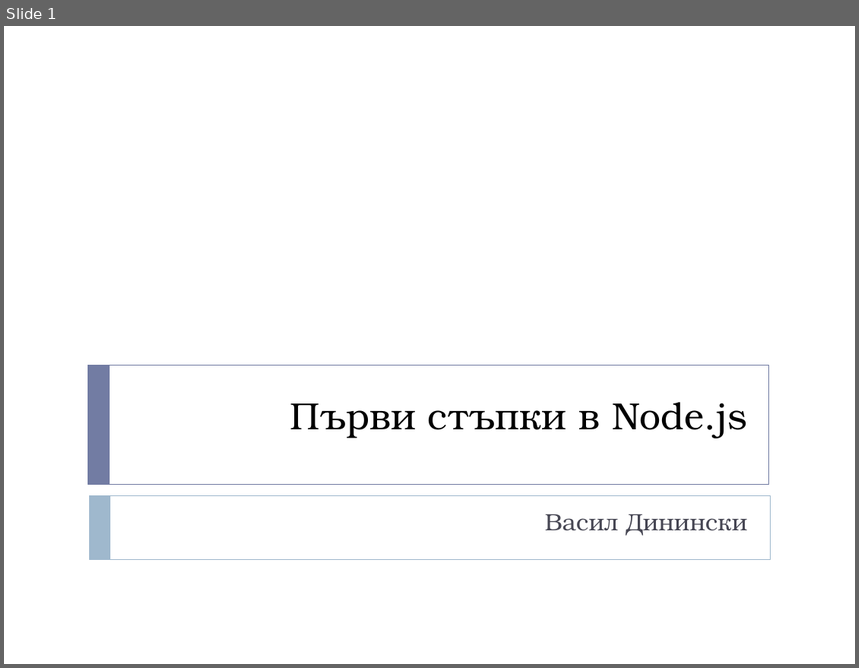
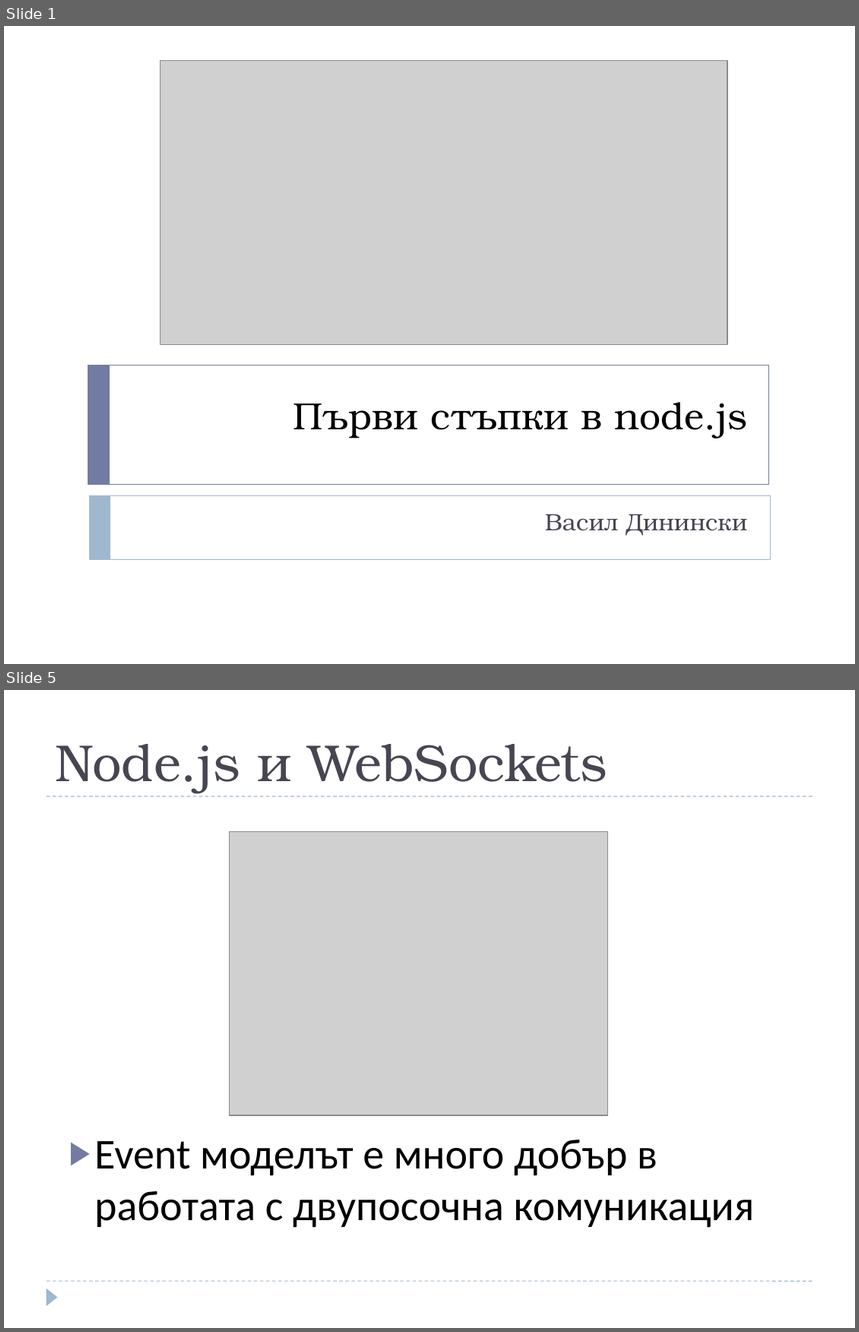
Before and after one commit to dininski/SoftUniConf2014, a slide deck: Presentation/Първи стъпки в Node.pptx. Shown one above the other, each under a label of ours: slide 1 before the commit, slides 1 and 5 after it; the slides between them are not shown. The pictures are 859x668 and 859x1332 pixels, drawn with LibreOffice and Linux fonts; fonts in the diff are those of the drawing; grey boxes stand for pictures. Boxes give left, top, right and bottom in pixels: in the first picture for what was removed or moved away, otherwise in the second. Text is boxed around its words. In the diff, an @@ line names an element or a change of style, - is before the commit and + after.

```diff
--- a/Presentation/Първи стъпки в Node.pptx
+++ b/Presentation/Първи стъпки в Node.pptx
@@ slide 5 added at [4,690,855,1328], background #FFFFFF @@
@@ title added at [55,744,607,793], 44 pt, text #464653 @@
+Node.js и WebSockets
@@ line added from (47, 796) to (813, 796), #9FB8CD 0.75 pt dashed @@
@@ picture added at [230,832,607,1116] @@
@@ text added at [94,1140,755,1228], 36 pt, text #000000 @@
+▶ Event моделът е много добър в работата с двупосочна комуникация
@@ line added from (47, 1281) to (813, 1281), #9FB8CD 0.75 pt dashed @@
@@ triangle added at [47,1288,58,1306], fill #9FB8CD @@
@@ slide 1 changed as well @@
@@ picture added at [160,61,728,344] @@
@@ title at [293,402,747,439]: text changed @@
-Първи стъпки в Node.js
+Първи стъпки в node.js
```
Also in this commit, not shown: 5 other slides added, 1 slide removed, 5 other files.
